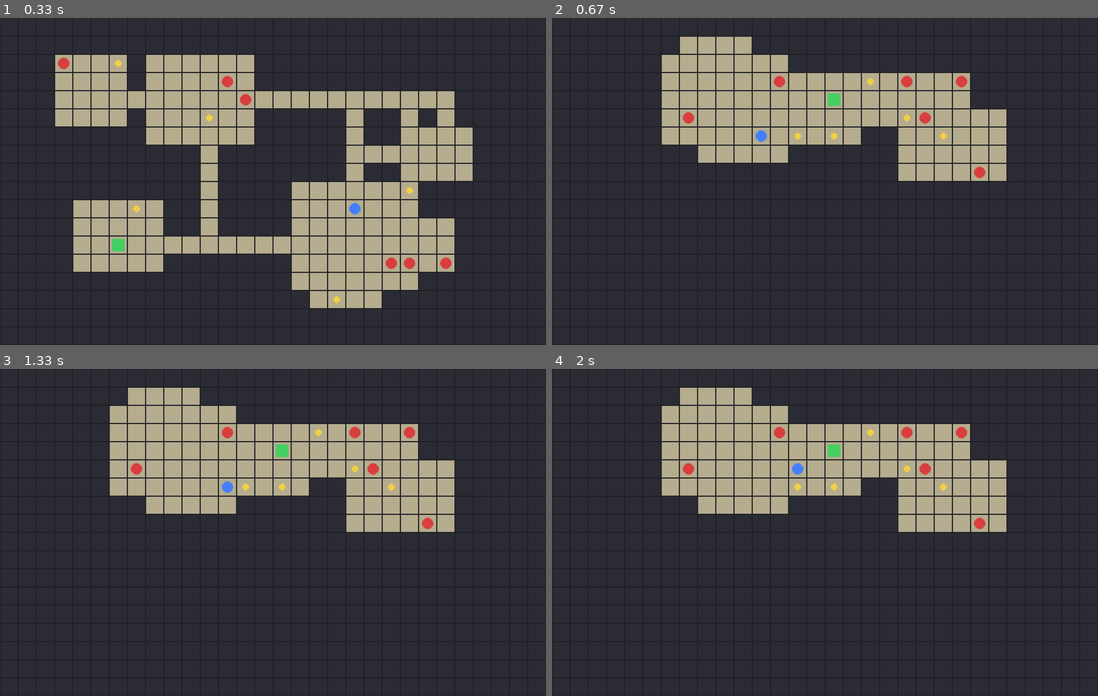
Above: before the commit, frames 1-4 (two rows, left to right).
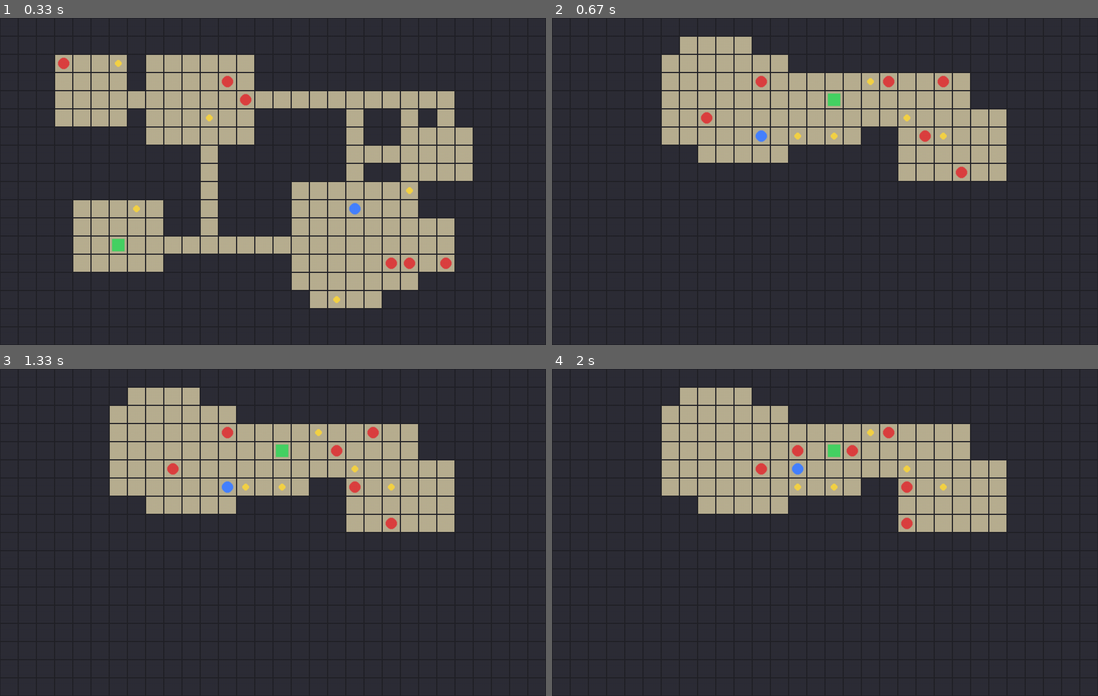
Above: after the commit, the same moments.

Repository: hyunseo-03/DSA-2026-Project
Game: pygame game, started from map.py
The game is run twice, just before and just after one commit, with the same random seed, the same clock (stepped at 60 frames per second) and the same inputs.
Inputs:
- Up to frame 1 (0.33 s): no input
- Up to frame 2 (0.67 s): hold R from 0.33 s (still down); hold Right from 0.33 s (still down)
- Up to frame 3 (1.33 s): release R at 0.8 s; release Right at 0.8 s; hold Right 0.83-1.3 s
- Up to frame 4 (2 s): hold Up 1.33-1.63 s; hold Right from 1.67 s (still down)

Frame 1 is identical in both runs. In frame 2, 0.8% of the frame differs, in the area x 23-80%, y 17-50%; in frame 3, 0.6%; in frame 4, 0.8%.

Commit message:
Integrate enemy movement logic into player controls for directional input

Diff:
--- a/map.py
+++ b/map.py
@@ -179,15 +179,19 @@
 
                 elif event.key == pygame.K_UP:
                     player_x, player_y = move_player(dungeon, player_x, player_y, 0, -1)
+                    move_enemies(dungeon, player_x, player_y, WALL, FLOOR, PLAYER, ENEMY, EXIT, ITEM)
 
                 elif event.key == pygame.K_DOWN:
                     player_x, player_y = move_player(dungeon, player_x, player_y, 0, 1)
+                    move_enemies(dungeon, player_x, player_y, WALL, FLOOR, PLAYER, ENEMY, EXIT, ITEM)
 
                 elif event.key == pygame.K_LEFT:
                     player_x, player_y = move_player(dungeon, player_x, player_y, -1, 0)
+                    move_enemies(dungeon, player_x, player_y, WALL, FLOOR, PLAYER, ENEMY, EXIT, ITEM)
 
                 elif event.key == pygame.K_RIGHT:
                     player_x, player_y = move_player(dungeon, player_x, player_y, 1, 0)
+                    move_enemies(dungeon, player_x, player_y, WALL, FLOOR, PLAYER, ENEMY, EXIT, ITEM)
 
         draw_map(screen, dungeon)
         pygame.display.flip()
